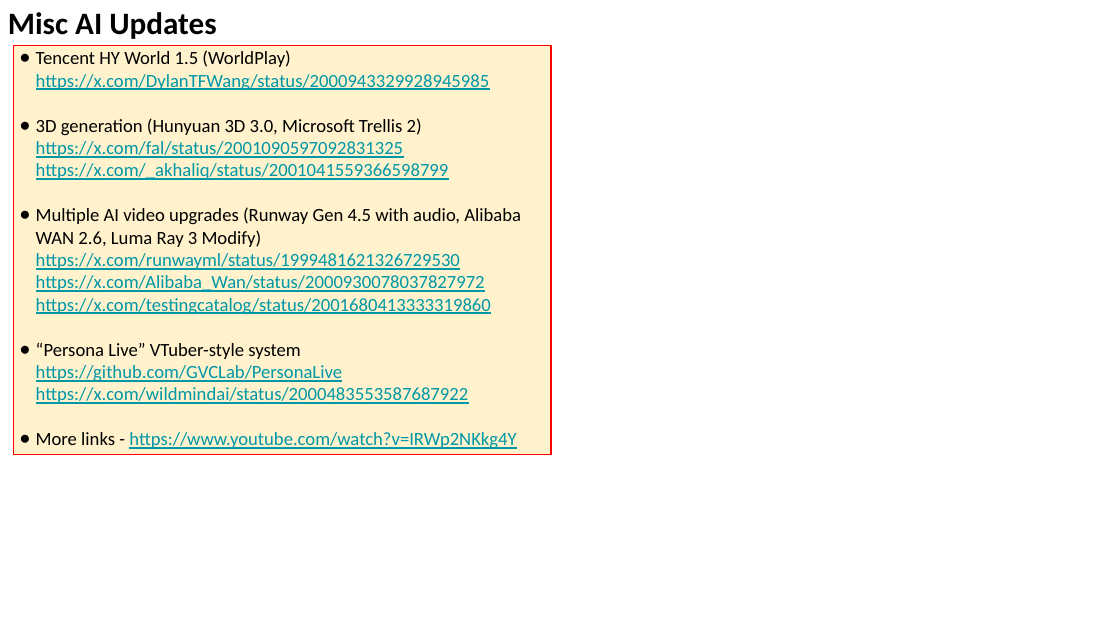
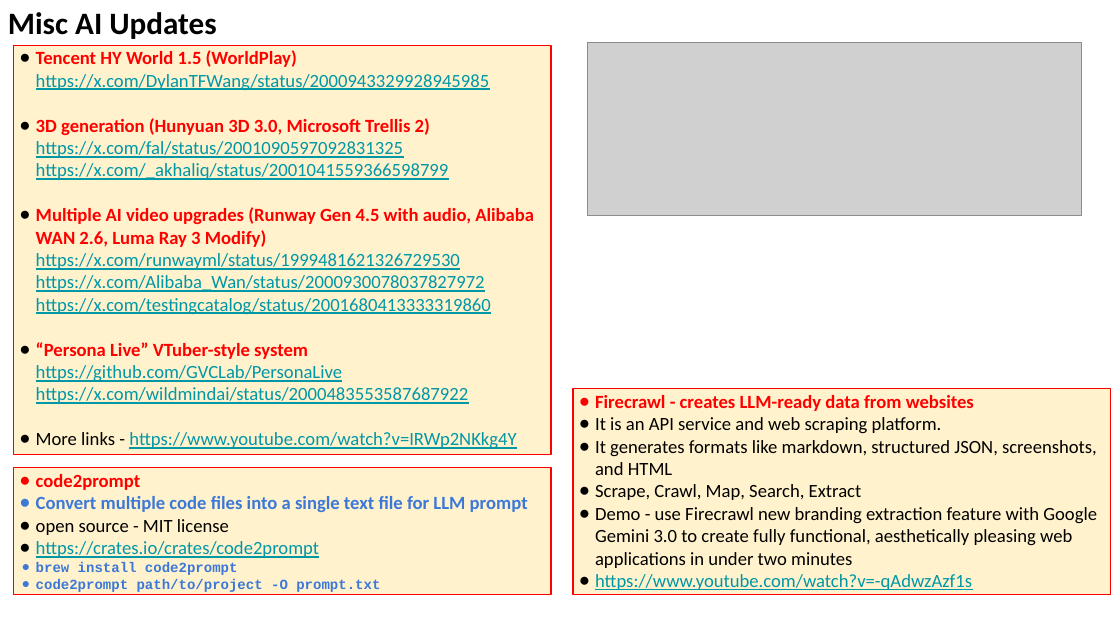
Before and after one commit to lselector/seminar, a slide deck: slide 26 of 2025/2025-12-26-AI-Updates.pptx (slide 27 before the commit). Drawn at 1120x630 pixels with LibreOffice and Linux fonts; fonts in the diff are those of the drawing; grey boxes stand for pictures. Boxes give left, top, right and bottom in pixels: in the first picture for what was removed or moved away, otherwise in the second. Text is boxed around its words. In the diff, an @@ line names an element or a change of style, - is before the commit and + after.

```diff
--- a/2025/2025-12-26-AI-Updates.pptx
+++ b/2025/2025-12-26-AI-Updates.pptx
@@ text in rectangle at bbox=[36, 50, 534, 404]: text colour #000000 to #FF0000, bold on in "Tencent HY World 1.5 (WorldPlay)", "3D generation (Hunyuan 3D 3.0, Microsoft Trellis ...", "Multiple AI video upgrades (Runway Gen 4.5 ...", "“Persona Live” VTuber-style system" @@
@@ picture added at bbox=[588, 43, 1082, 215] @@
@@ rectangle added at bbox=[573, 389, 1111, 595], fill #FFF2CC, outline #FF0000 0.75 pt, 12 pt, text #000000 @@
+● Firecrawl - creates LLM-ready data from websites
+● It is an API service and web scraping platform.
+● It generates formats like markdown, structured JSON, screenshots, and HTML
+● Scrape, Crawl, Map, Search, Extract
+● Demo - use Firecrawl new branding extraction feature with Google Gemini 3.0 to create fully functional, aesthetically pleasing web applications in under two minutes
+● https://www.youtube.com/watch?v=-qAdwzAzf1s
@@ rectangle added at bbox=[13, 468, 551, 595], fill #FFF2CC, outline #FF0000 0.75 pt, 12 pt, text #3C78D8, bold @@
+● code2prompt
+● Convert multiple code files into a single text file for LLM prompt
+● open source - MIT license
+● https://crates.io/crates/code2prompt
+● brew install code2prompt
+● code2prompt path/to/project -O prompt.txt
```
Also in this commit, not shown: 18 other slides changed, 2 slides added, 2 slides removed.
